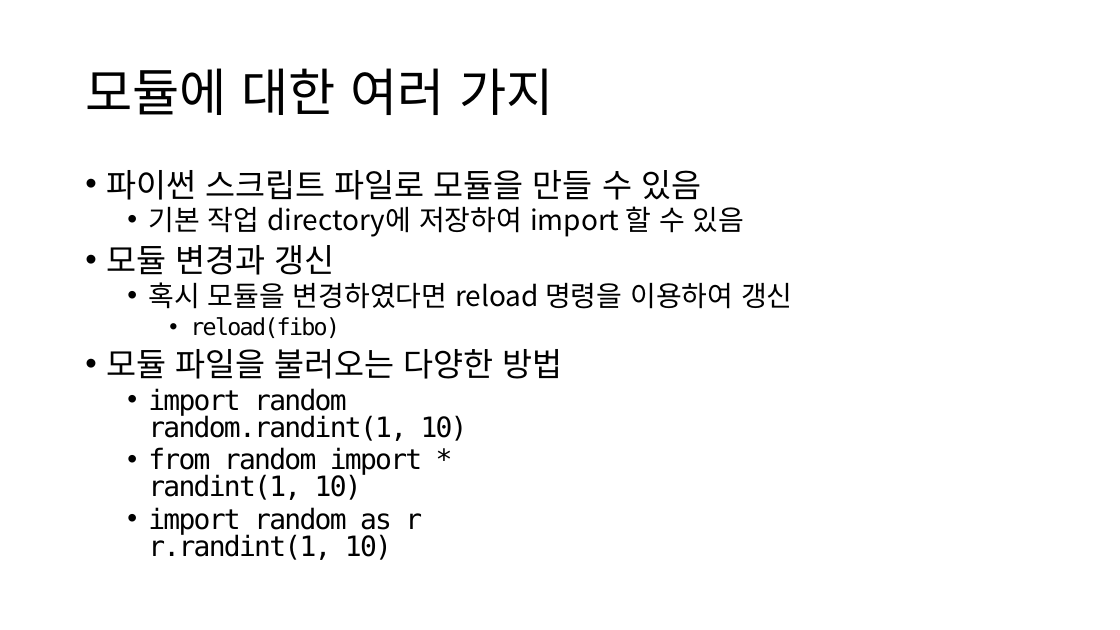
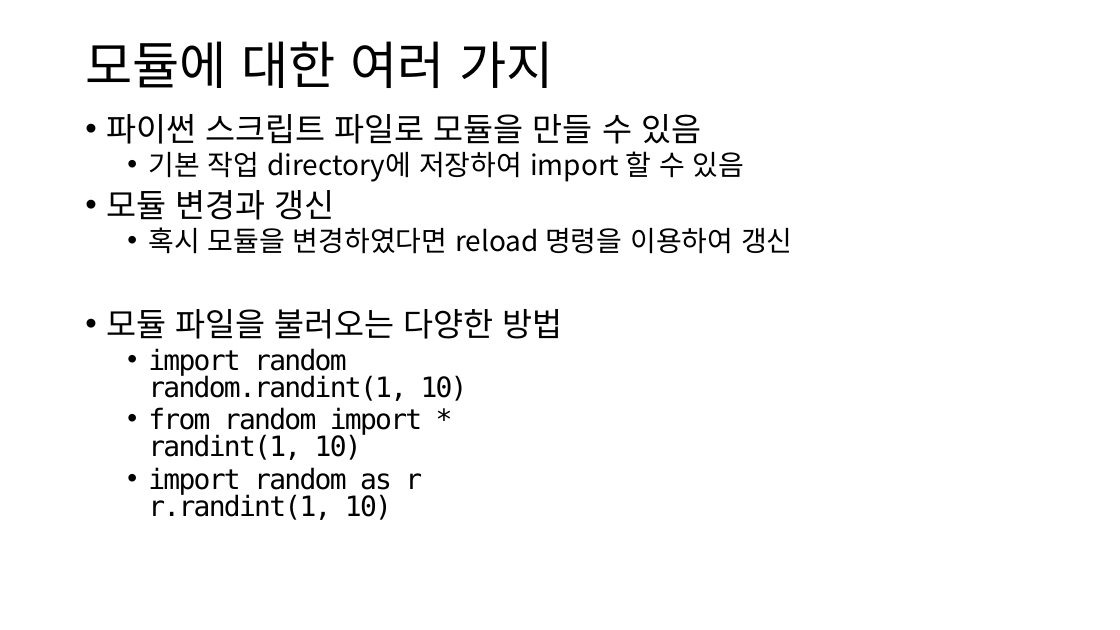
Before and after one commit to ksublee/SPuP, a slide deck: slide 26 of ppt/Python_4_함수.pptx (slide 27 before the commit). Drawn at 1120x630 pixels with LibreOffice and Linux fonts; fonts in the diff are those of the drawing. Boxes give left, top, right and bottom in pixels: in the first picture for what was removed or moved away, otherwise in the second. Text is boxed around its words. In the diff, an @@ line names an element or a change of style, - is before the commit and + after.

```diff
--- a/ppt/Python_4_함수.pptx
+++ b/ppt/Python_4_함수.pptx
@@ title "모듈에 대한 여러 가지": place and size @@
-title "모듈에 대한 여러 가지" at [85, 68, 553, 115]
+title "모듈에 대한 여러 가지" at [85, 41, 553, 88]
@@ text "파이썬 스크립트 파일로 모듈을 만들 ...": place and size @@
-text "파이썬 스크립트 파일로 모듈을 만들 ..." at [106, 170, 793, 560]
+text "파이썬 스크립트 파일로 모듈을 만들 ..." at [106, 114, 793, 520]
@@ text at [190, 317, 340, 338]: paragraph removed @@
-    • reload(fibo)
```
Also in this commit, not shown: 4 other slides changed, 1 slide removed, 9 other files.
